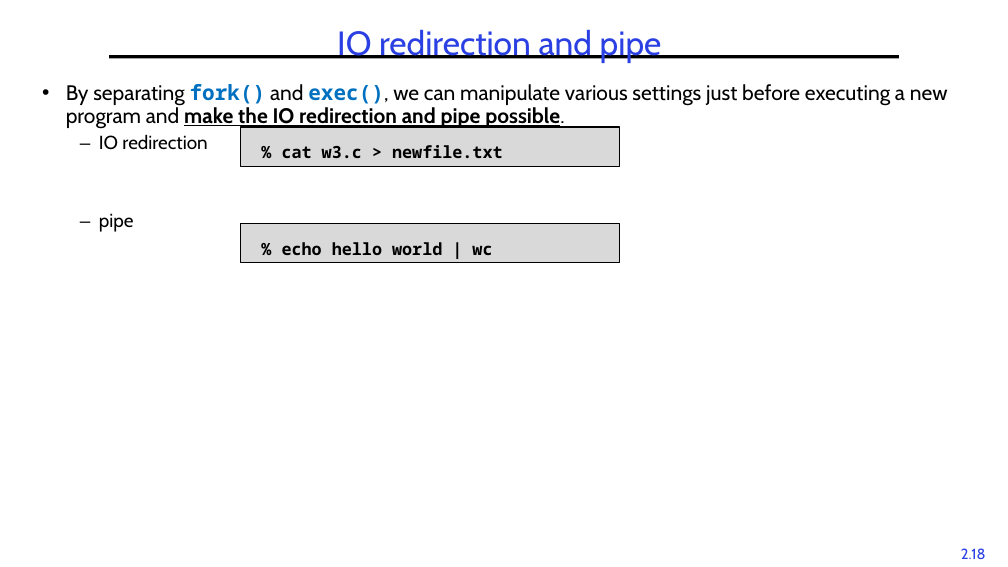
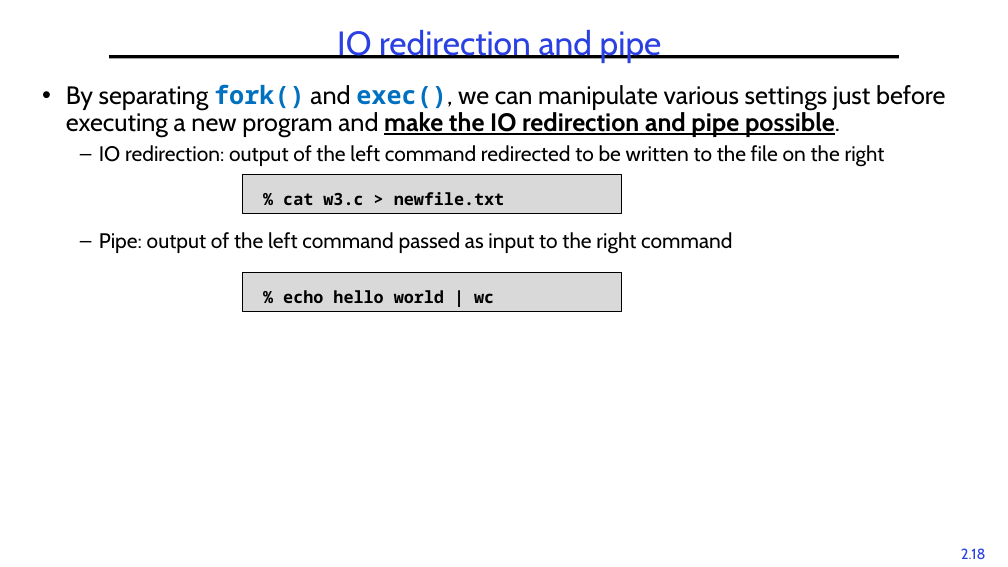
Before and after one commit to guhofstra/CSC256Fa25, a slide deck: slide 18 of PPTs/2-Processes.pptx. Drawn at 1008x567 pixels with LibreOffice and Linux fonts; fonts in the diff are those of the drawing. Boxes give left, top, right and bottom in pixels: in the first picture for what was removed or moved away, otherwise in the second. Text is boxed around its words. In the diff, an @@ line names an element or a change of style, - is before the commit and + after.

```diff
--- a/PPTs/2-Processes.pptx
+++ b/PPTs/2-Processes.pptx
@@ text at (66,84,945,137): size 20 to 24 pt in "By separating fork() and exec(), we can ..."; more space between paragraphs @@
@@ text at (99,145,885,254): text changed; size 18 to 20 pt @@
-  – IO redirection
-  – pipe
+  – IO redirection: output of the left command redirected to be written to the file on the right
+  – Pipe: output of the left command passed as input to the right command
@@ rectangle "% cat w3.c > newfile.txt": place and size @@
-rectangle "% cat w3.c > newfile.txt" at (240,127,619,166)
+rectangle "% cat w3.c > newfile.txt" at (243,175,622,214)
@@ rectangle "% echo hello world | ...": place and size @@
-rectangle "% echo hello world | ..." at (240,224,619,263)
+rectangle "% echo hello world | ..." at (243,272,622,312)
```
Also in this commit, not shown: 4 other slides changed, 1 other file.
